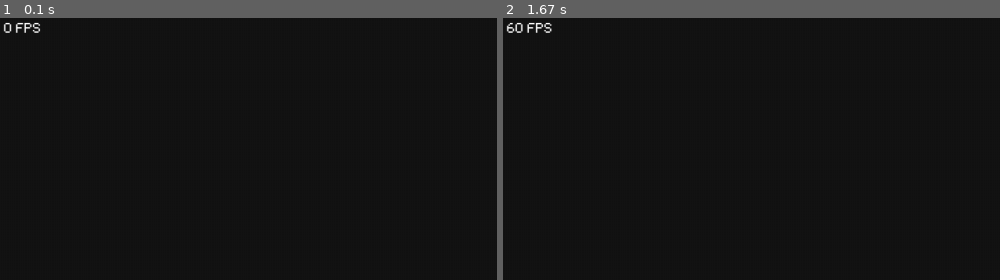
Above: before the commit, frames 1-2 (left to right).
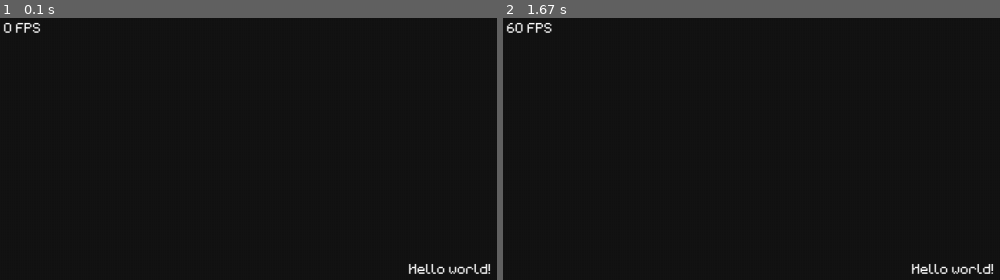
Above: after the commit, the same moments.

Repository: annguyen2k8/a-search-pygame
Game: pygame game, started from main.py
Two runs of this game, one before a commit and one after it. Both use one fixed random seed, a clock stepped at 60 frames per second and the inputs below.
Inputs:
- Up to frame 1 (0.1 s): no input
- Up to frame 2 (1.67 s): no input

The runs differ from the first frame. In frame 1, 0.3% of the frame differs, in the area x 82-99%, y 93-98%; in frame 2, 0.3%.

Commit message:
Feat: Add window icon, caption and centered greeting text

Diff:
--- a/main.py
+++ b/main.py
@@ -8,13 +8,16 @@
 BLACK = (20, 20, 20)
 WHITE = (255, 255, 255)
 
-def render_text(text, color):
+def render_text(text, color = WHITE):
     return FONT.render(text, True, color)
 
 def main():
     screen = pygame.display.set_mode((1280, 720))
     clock = pygame.Clock()
     running = True
+
+    pygame.display.set_icon(pygame.image.load("./assets/icon.png"))
+    pygame.display.set_caption("A* Search Pygame")
 
     while running:
         for event in pygame.event.get():
@@ -23,9 +26,19 @@
 
         screen.fill(BLACK)
 
-        text = render_text(f"{clock.get_fps():.0f} FPS", WHITE)
+        text = render_text(f"{clock.get_fps():.0f} FPS")
+
+        greet_text = render_text("Hello world!")
 
         screen.blit(text, (5, 5))
+
+        screen.blit(
+            greet_text,
+            (
+                (screen.get_width() - greet_text.get_width()) * 0.5,
+                (screen.get_height() - greet_text.get_height()) * 0.5
+            )
+        )
 
         pygame.display.update()
         clock.tick(60)
Binary file added: assets/icon.png
